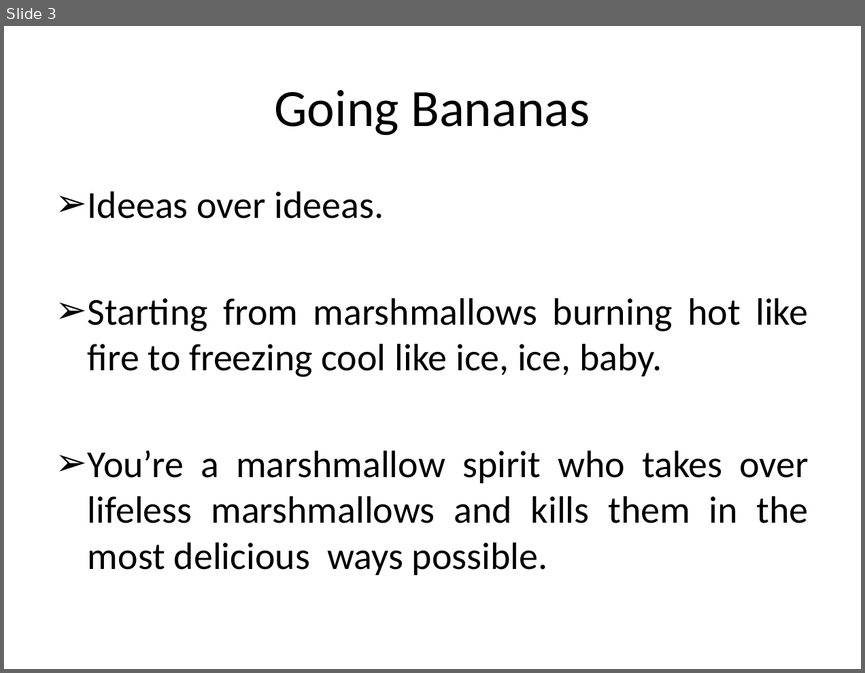
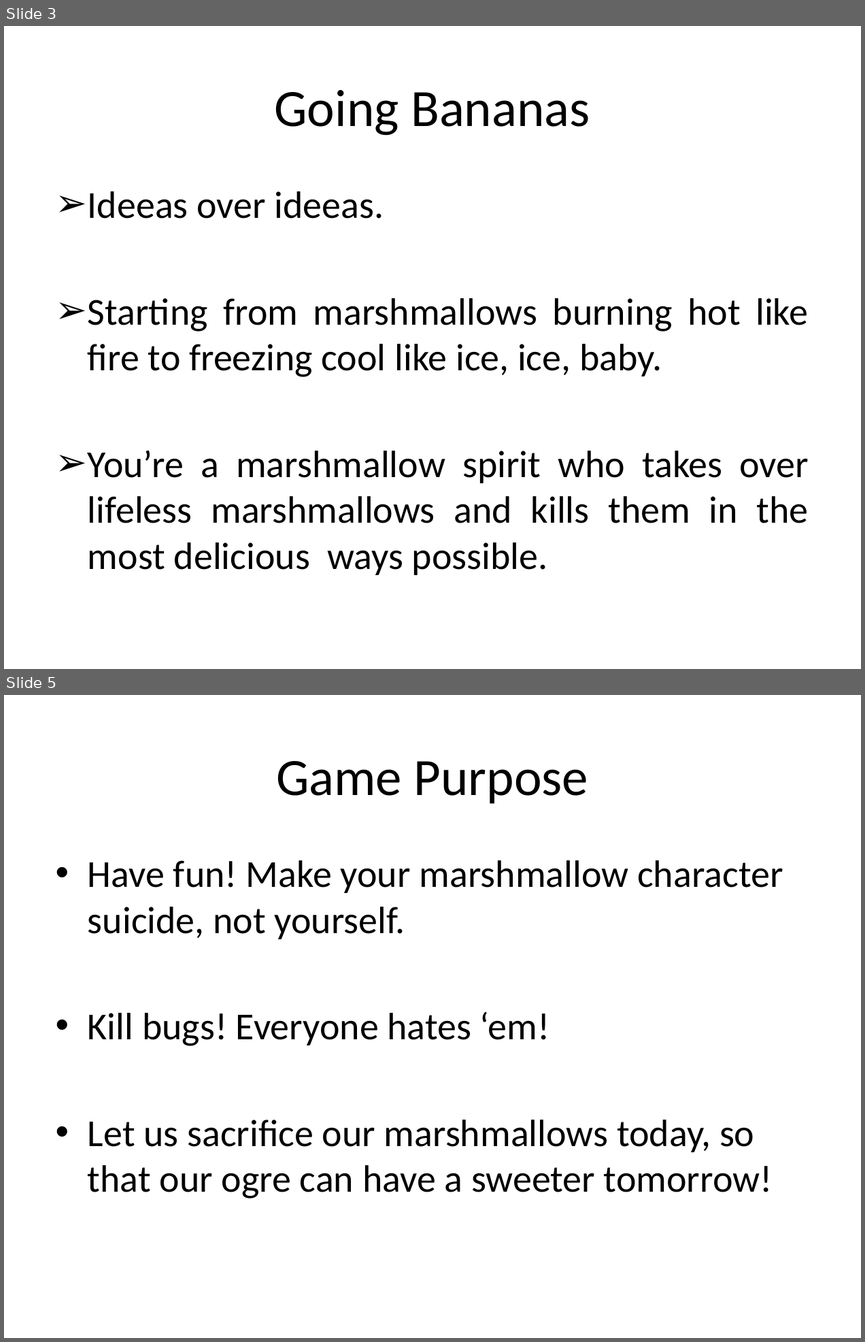
Before and after one commit to BlackTortoise1/hackaton, a slide deck: HackMarshmallow.pptx. Shown one above the other, each under a label of ours: slide 3 before the commit, slides 3 and 5 after it; the slides between them are not shown. The pictures are 865x673 and 865x1342 pixels, drawn with LibreOffice and Linux fonts; fonts in the diff are those of the drawing. Boxes give left, top, right and bottom in pixels: in the first picture for what was removed or moved away, otherwise in the second. Text is boxed around its words. In the diff, an @@ line names an element or a change of style, - is before the commit and + after.

```diff
--- a/HackMarshmallow.pptx
+++ b/HackMarshmallow.pptx
@@ slide 5 added at (x1=4, y1=695, x2=861, y2=1338), background #FFFFFF @@
@@ title added at (x1=276, y1=761, x2=588, y2=804), 44 pt, text #000000 @@
+Game Purpose
@@ text added at (x1=88, y1=860, x2=783, y2=1198), 32 pt, text #000000 @@
+• Have fun! Make your marshmallow character suicide, not yourself.
+• Kill bugs! Everyone hates ‘em!
+• Let us sacrifice our marshmallows today, so that our ogre can have a sweeter tomorrow!
```
Also in this commit, not shown: 1 slide changed, 3 other slides added, 2 other files.
